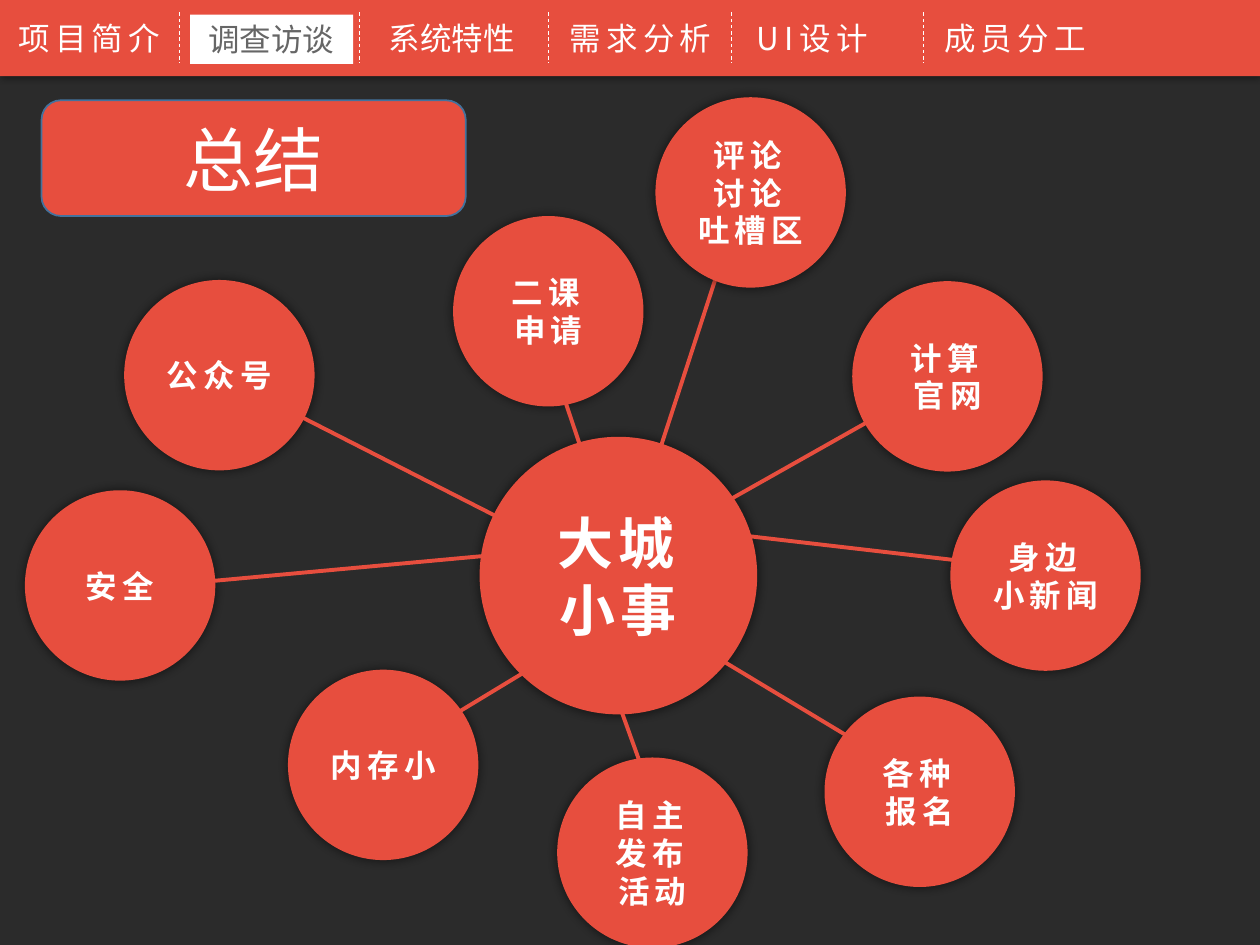
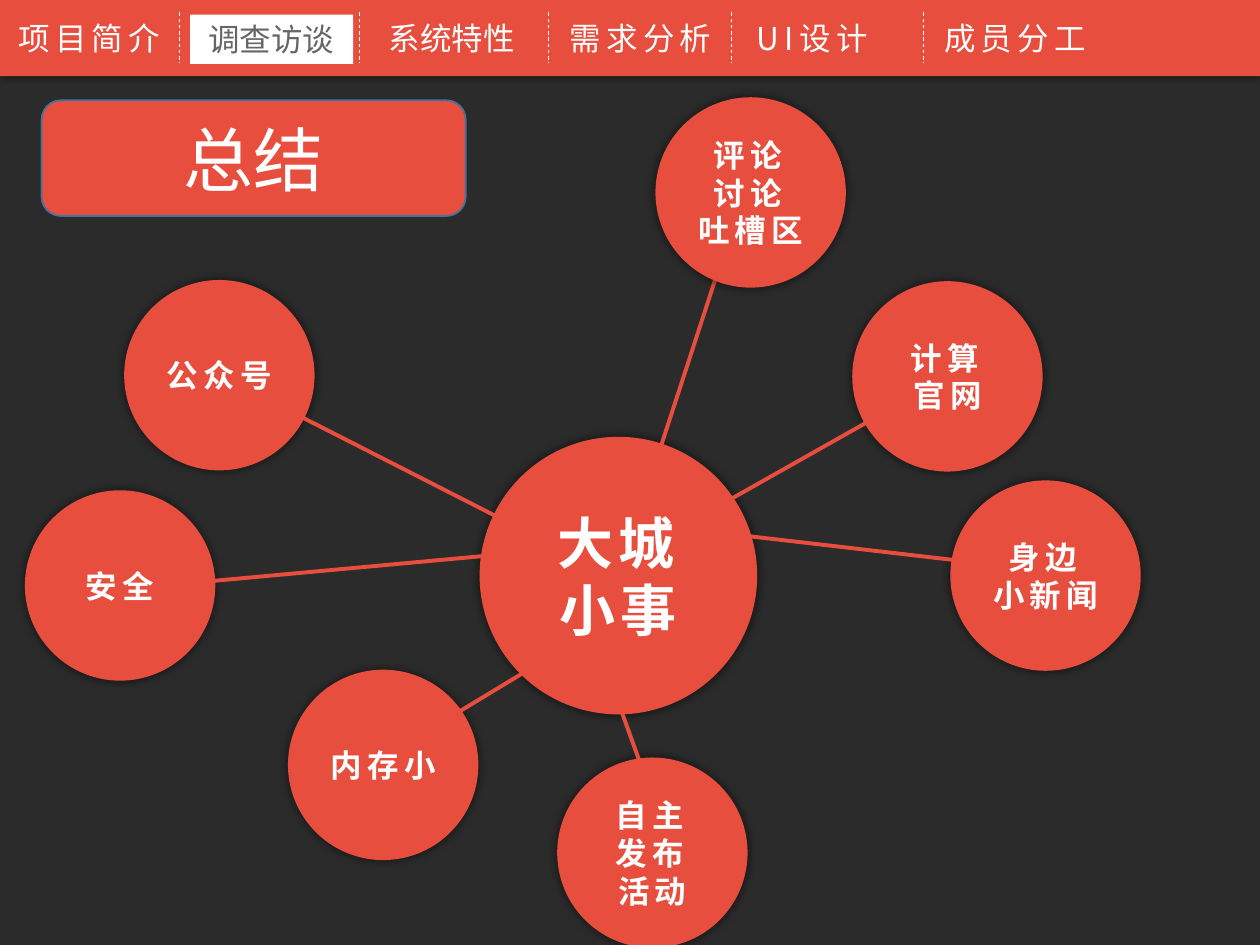
Before and after one commit to SE2017-G17/SoftWare, a slide deck: slide 11 of 需求说明书总ppt.pptx. Drawn at 1260x945 pixels with LibreOffice and Linux fonts; fonts in the diff are those of the drawing; background and template pictures are left out; a plain dark background stands for a picture behind light text. Boxes give left, top, right and bottom in pixels: in the first picture for what was removed or moved away, otherwise in the second. Text is boxed around its words. In the diff, an @@ line names an element or a change of style, - is before the commit and + after.

```diff
--- a/需求说明书总ppt.pptx
+++ b/需求说明书总ppt.pptx
@@ ellipse removed at (x1=454, y1=217, x2=644, y2=407) @@
-二课申请
@@ line removed from (551, 359) to (596, 491) @@
@@ line removed from (868, 748) to (669, 629) @@
@@ ellipse removed at (x1=824, y1=697, x2=1014, y2=887) @@
-各种报名
```
Also in this commit, not shown: 7 other slides changed, 1 slide added.
